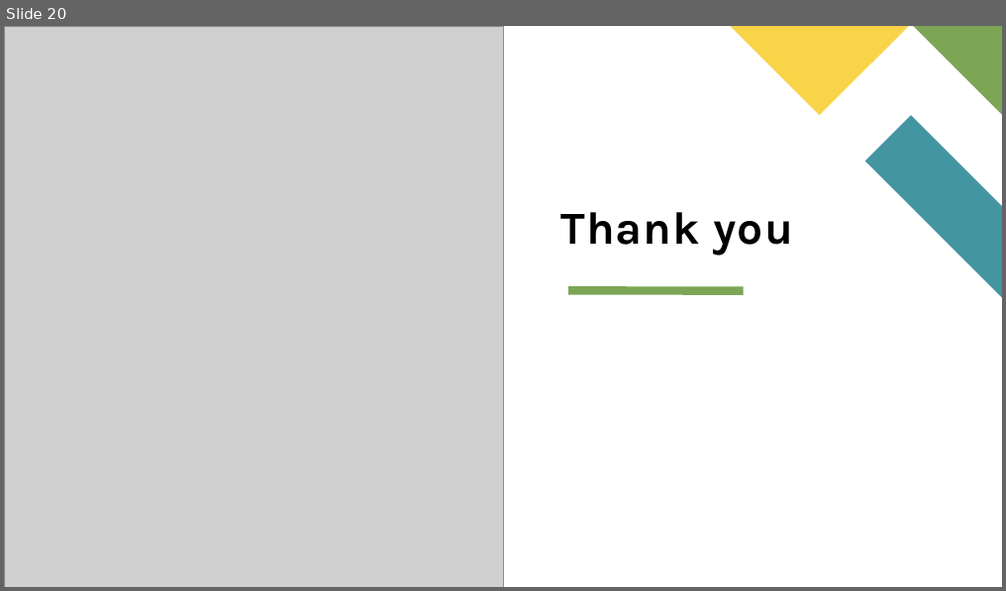
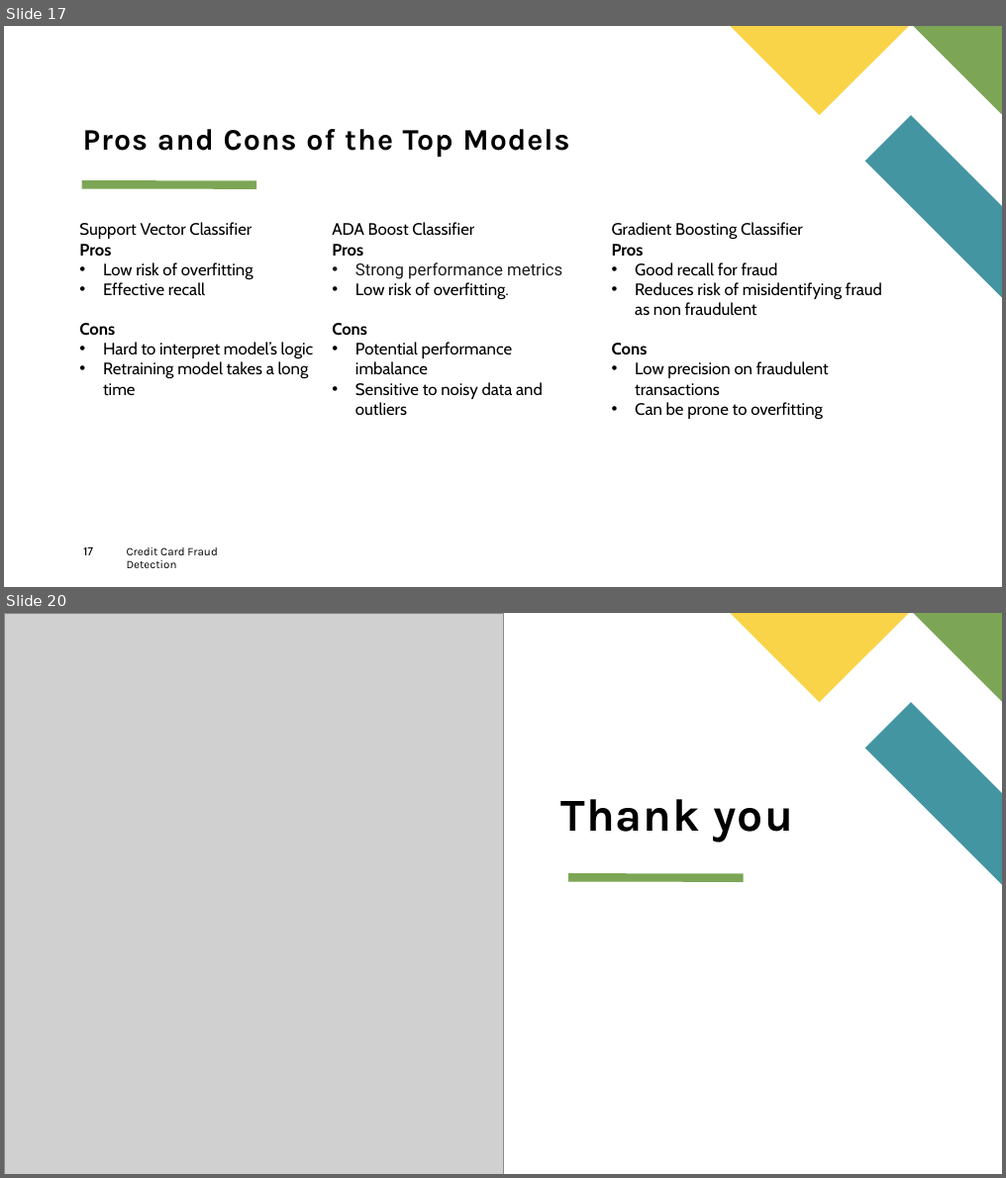
Before and after one commit to dmusili/creditcardfrauddetection, a slide deck: Credit Card Fraud Detection.pptx. Shown one above the other, each under a label of ours: slide 20 before the commit, slides 17 and 20 after it; the slides between them are not shown. The pictures are 1006x591 and 1006x1178 pixels, drawn with LibreOffice and Linux fonts; fonts in the diff are those of the drawing; grey boxes stand for pictures. Boxes give left, top, right and bottom in pixels: in the first picture for what was removed or moved away, otherwise in the second. Text is boxed around its words. In the diff, an @@ line names an element or a change of style, - is before the commit and + after.

```diff
--- a/Credit Card Fraud Detection.pptx
+++ b/Credit Card Fraud Detection.pptx
@@ slide 17 added at box(4, 26, 1002, 587), background #FFFFFF; not listed: 3 template elements that a slide beside it also shows @@
@@ title added at box(83, 129, 569, 157), 28.8 pt, text #000000, bold @@
+Pros and Cons of the Top Models
@@ line added from (82, 184) to (257, 184), #7CA655 8 pt @@
@@ text added at box(79, 222, 314, 396), 16 pt, text #000000 @@
+Support Vector Classifier
+Pros
+• Low risk of overfitting
+• Effective recall
+Cons
+• Hard to interpret model’s logic
+• Retraining model takes a long time
@@ text added at box(332, 222, 562, 416), 16 pt, text #000000 @@
+ADA Boost Classifier
+Pros
+• Strong performance metrics
+• Low risk of overfitting.
+Cons
+• Potential performance imbalance
+• Sensitive to noisy data and outliers
@@ text added at box(612, 222, 882, 419), 16 pt, text #000000 @@
+Gradient Boosting Classifier
+Pros
+• Good recall for fraud
+• Reduces risk of misidentifying fraud as non fraudulent
+Cons
+• Low precision on fraudulent transactions
+• Can be prone to overfitting
@@ page number added at box(83, 548, 93, 556), 11 pt, text #000000 @@
+17
@@ text added at box(127, 548, 217, 569), 11 pt, text #000000 @@
+Credit Card Fraud Detection
```
Also in this commit, not shown: 9 slides changed, 2 other slides added, 3 slides removed.
